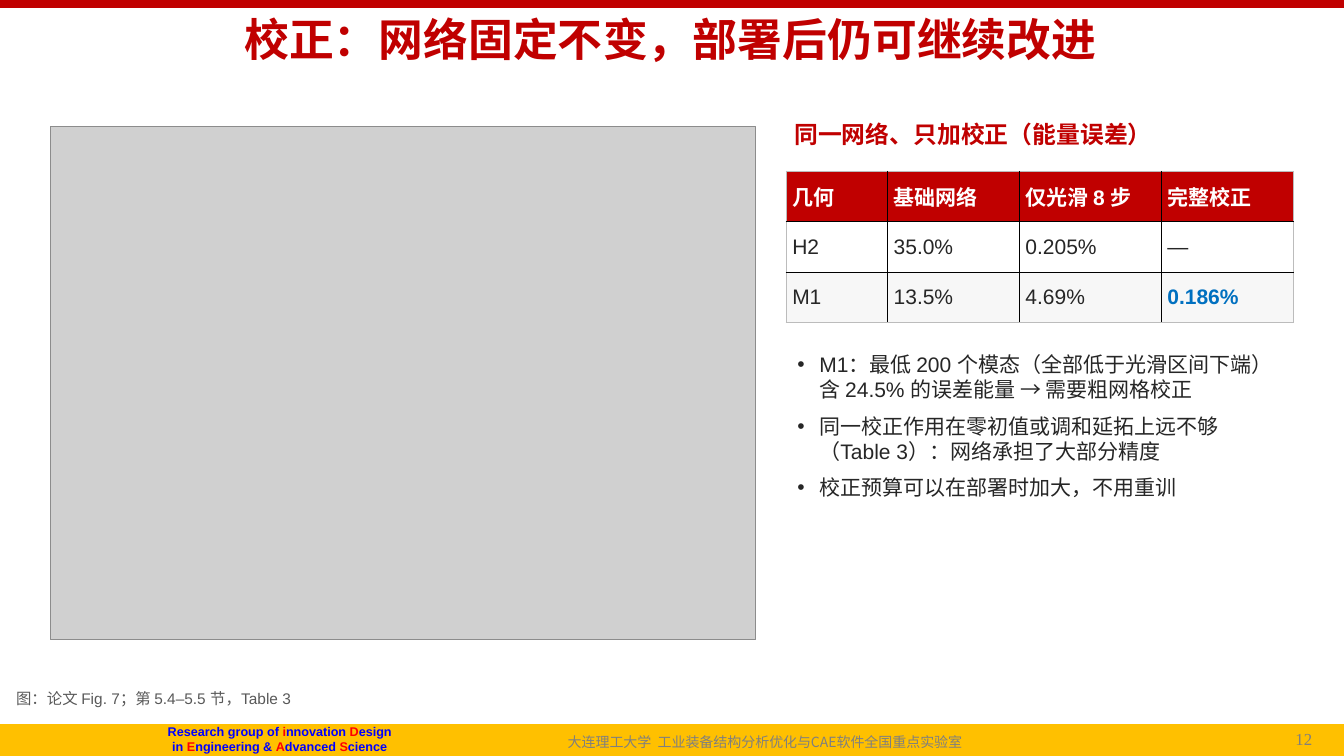
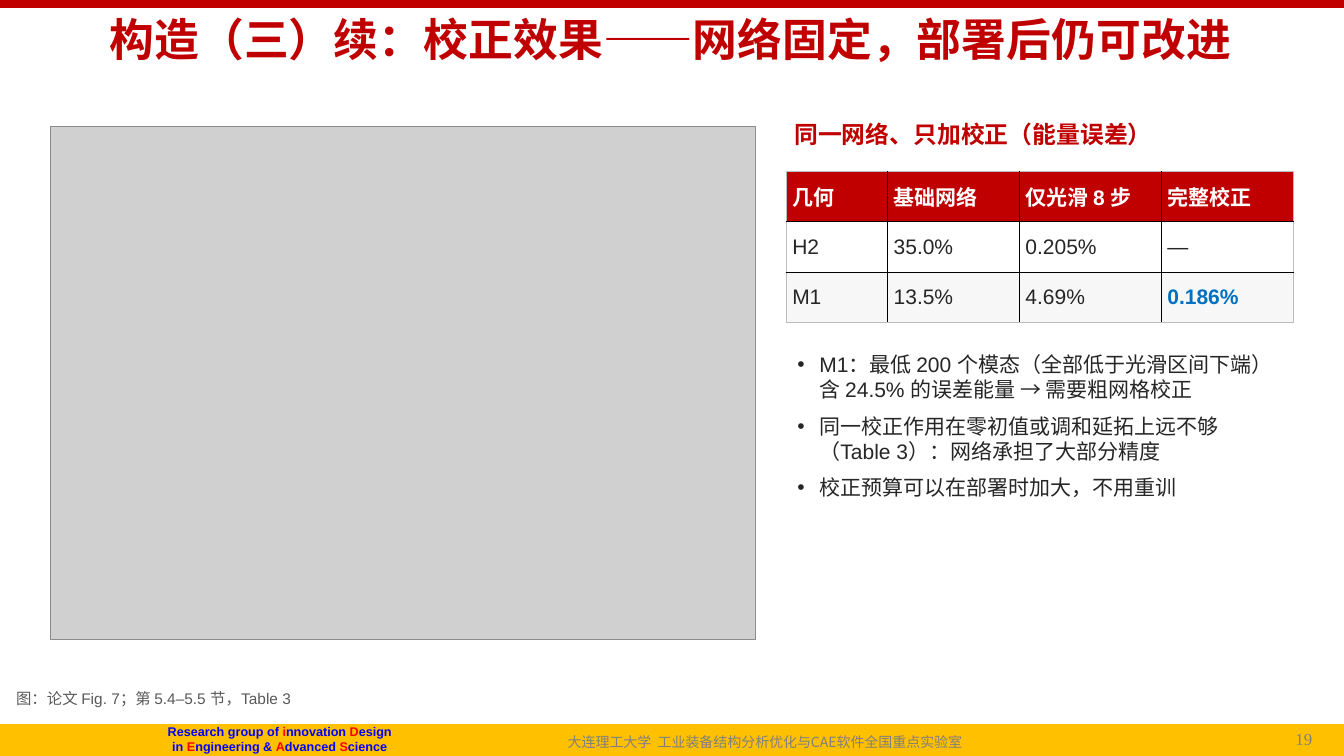
Before and after one commit to fanzhirui1004-source/curly-octo-goggles, a slide deck: slide 19 of docs/followup/talk/P1_NICE_导师汇报_20261003.pptx (slide 12 before the commit). Drawn at 1344x756 pixels with LibreOffice and Linux fonts; fonts in the diff are those of the drawing; grey boxes stand for pictures; background and template pictures are left out. Boxes give left, top, right and bottom in pixels: in the first picture for what was removed or moved away, otherwise in the second. Text is boxed around its words. In the diff, an @@ line names an element or a change of style, - is before the commit and + after.

```diff
--- a/docs/followup/talk/P1_NICE_导师汇报_20261003.pptx
+++ b/docs/followup/talk/P1_NICE_导师汇报_20261003.pptx
@@ title at [110,17,1231,62]: text changed @@
-校正：网络固定不变，部署后仍可继续改进
+构造（三）续：校正效果——网络固定，部署后仍可改进
@@ page number at [1289,734,1334,745]: text changed @@
-12/30
+19/43
@@ page number at [1295,734,1312,745]: text changed @@
-12
+19
```
Also in this commit, not shown: 7 other slides changed, 20 slides added, 7 slides removed, 2 other files.
